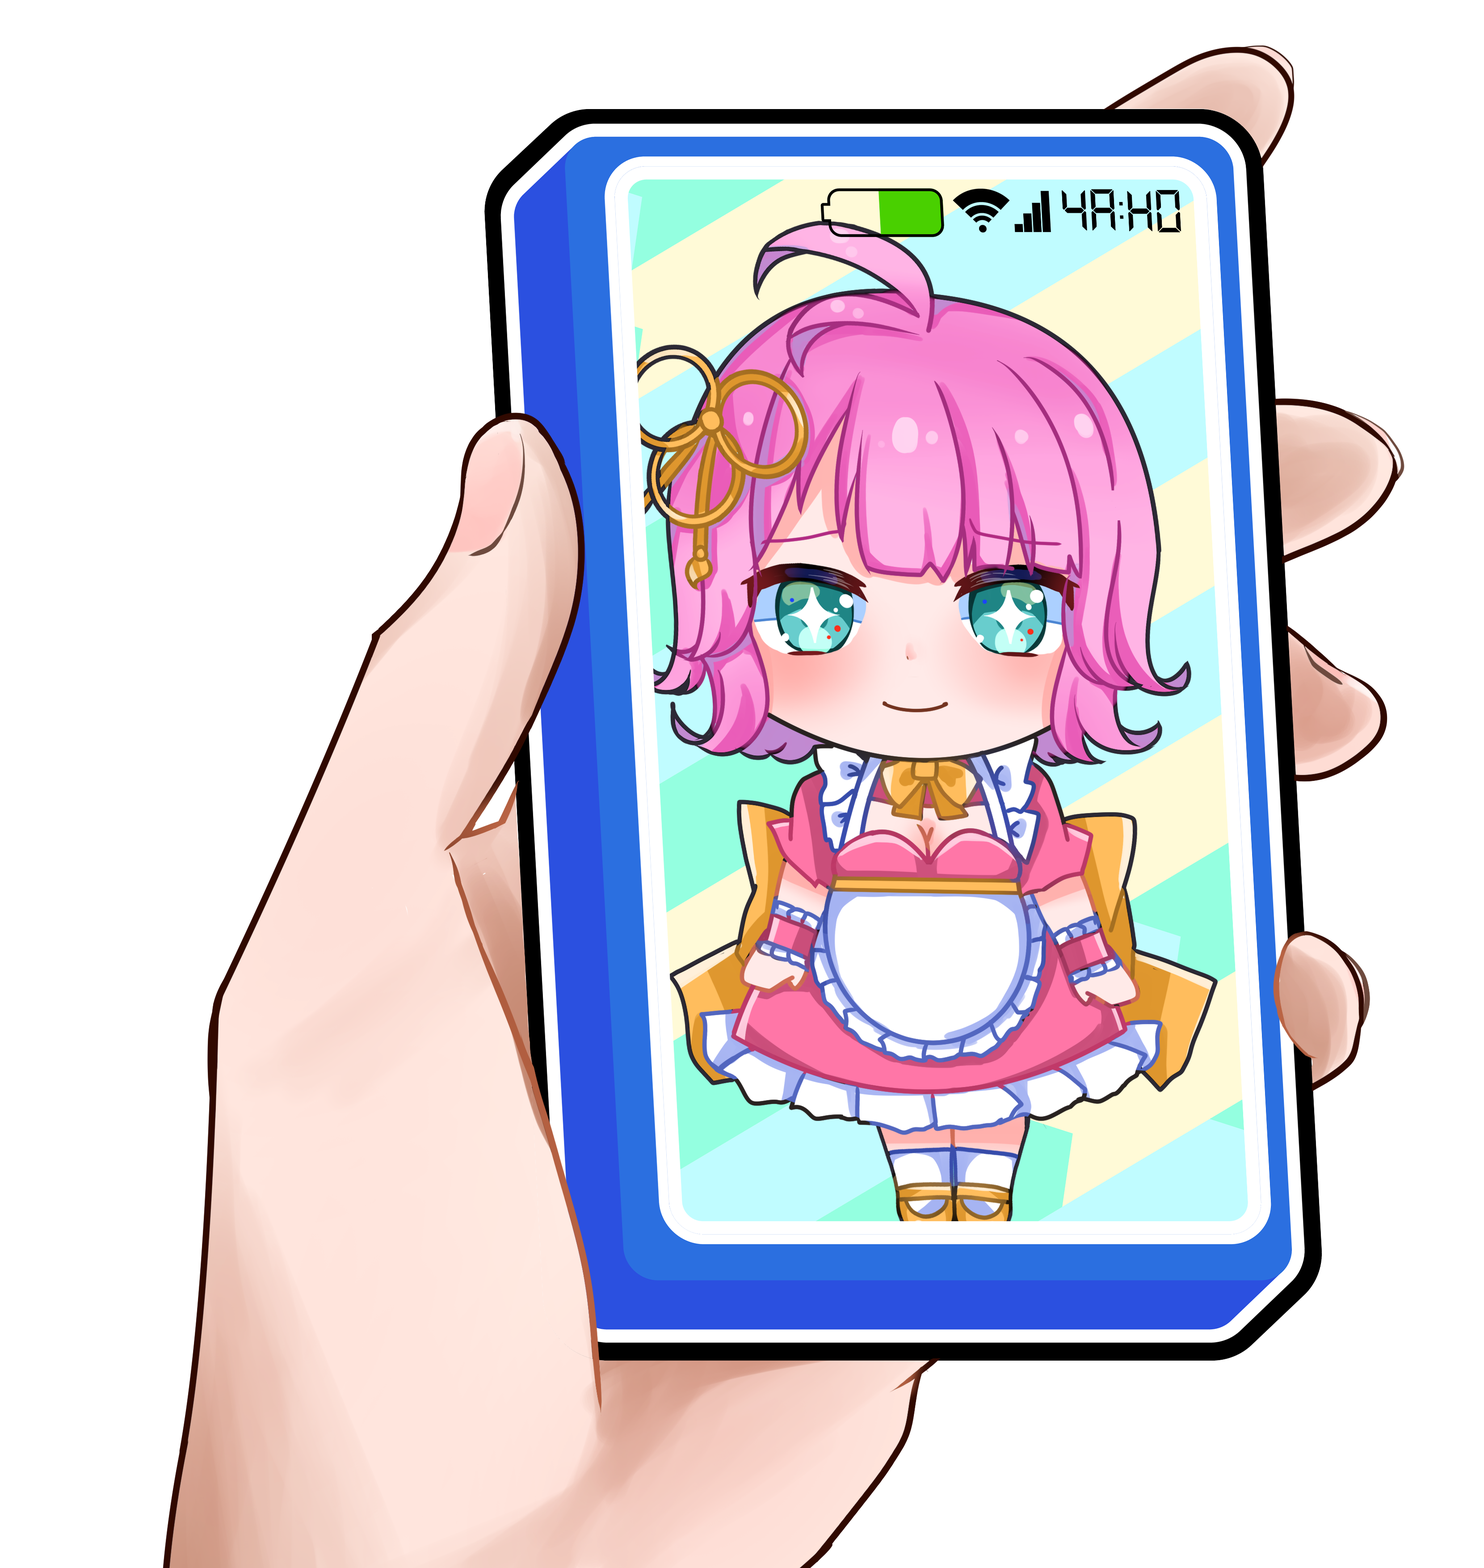
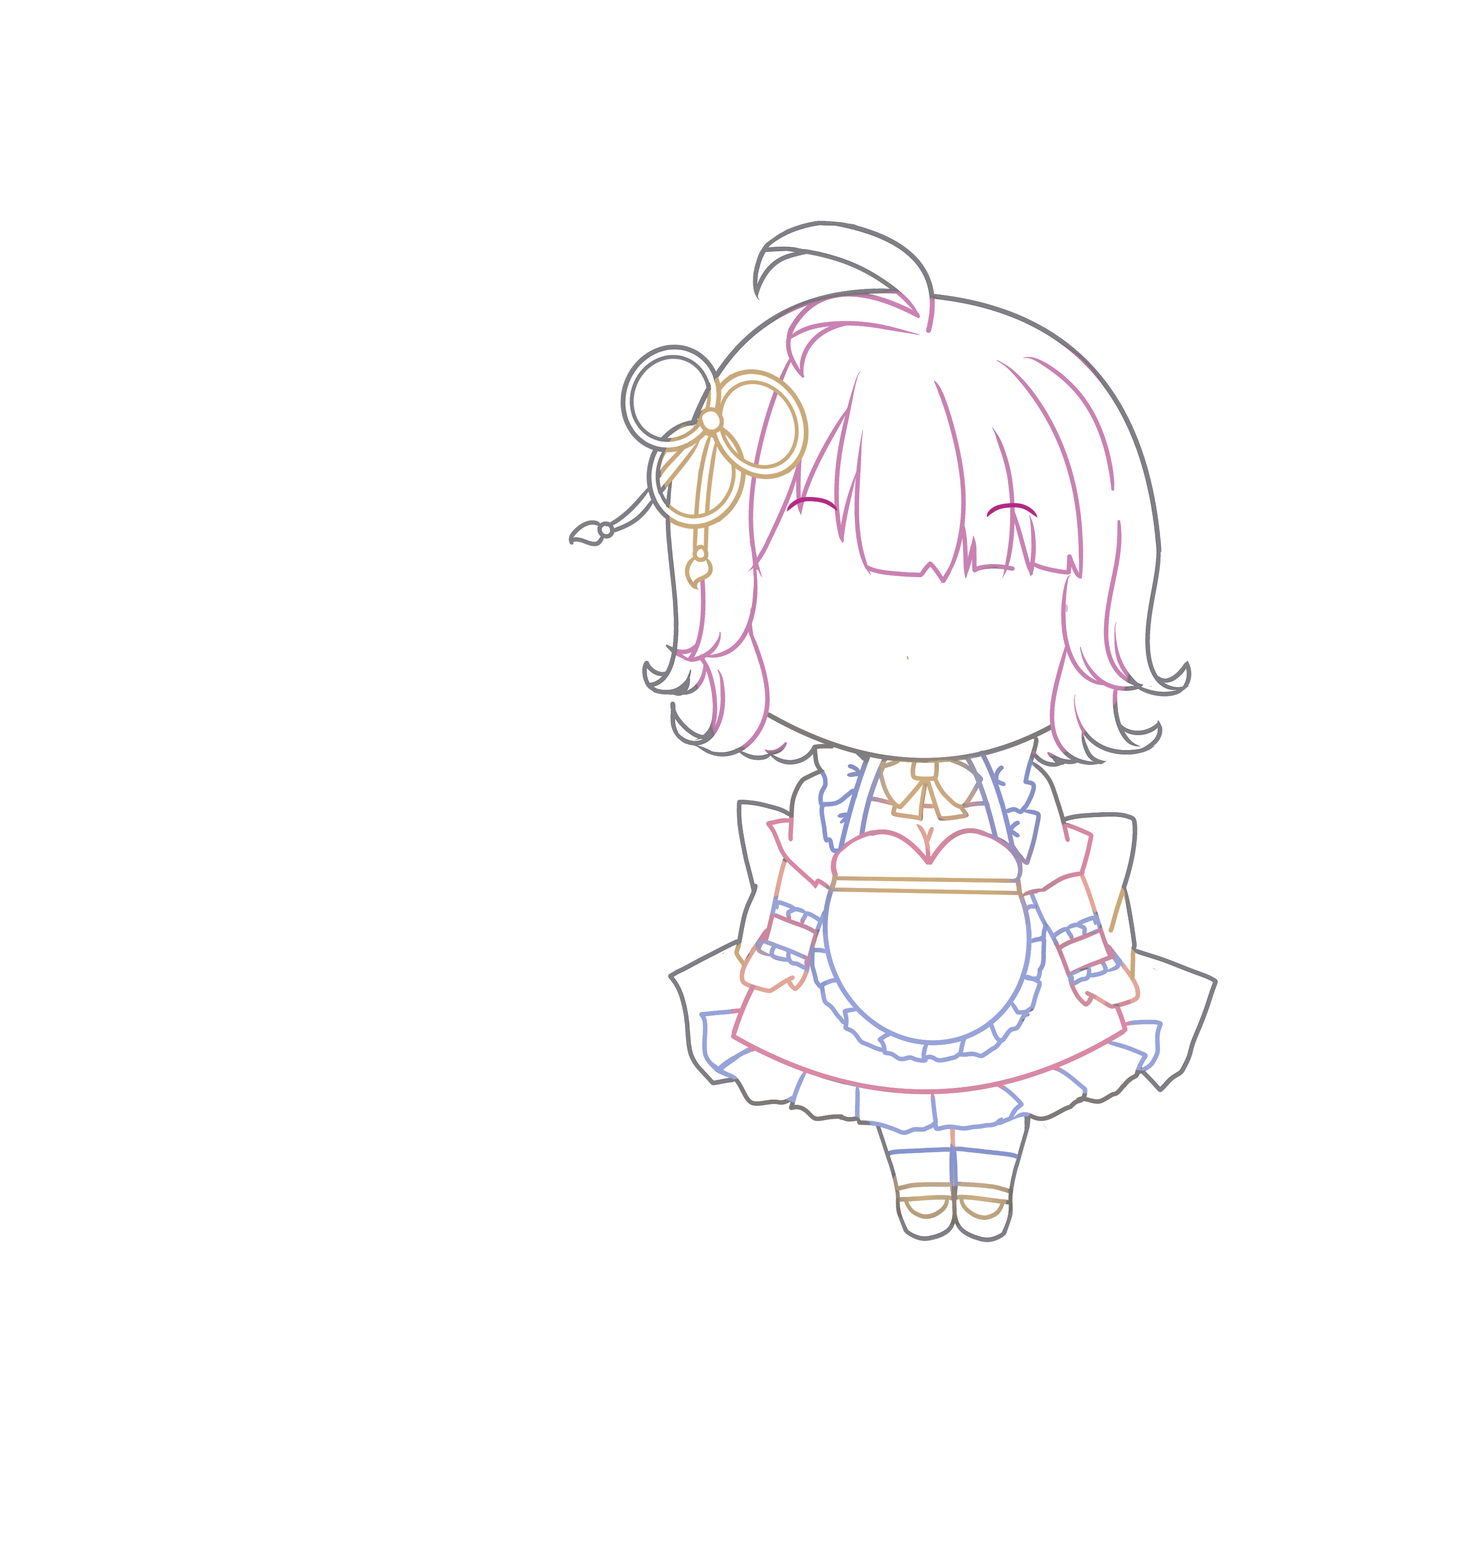
Layer changes from the first w=1484, h=1568 image to the second:
moved "ロズ" above "手とスマホ のコピー" over box(555, 179, 1254, 1251)
added layer "線画" (60%) in group "ロズ" over box(568, 220, 1219, 1243)
removed group "フォルダー 5" (3 layers) from group "ロズ" over box(670, 398, 1149, 1167)
removed layer "レイヤー 22" (was 80%) from group "フォルダー 5" over box(722, 398, 1109, 1154)
removed layer "レイヤー 21" from group "フォルダー 5" over box(670, 564, 1149, 1167)
removed layer "レイヤー 9" from group "フォルダー 5" over box(740, 414, 1140, 1159)
removed group "フォルダー 6" (3 layers) from group "ロズ" over box(720, 750, 1144, 1106)
removed layer "レイヤー 23" from group "フォルダー 6" over box(726, 750, 1141, 1106)
removed group "フォルダー 7" (3 layers) from group "ロズ" over box(555, 342, 1254, 1251)
removed layer "レイヤー 26" from group "フォルダー 7" over box(555, 342, 1254, 1234)
removed layer "レイヤー 25" from group "フォルダー 7" over box(557, 345, 1176, 1251)
removed layer "レイヤー 7" from group "フォルダー 7" over box(569, 345, 1218, 1241)
removed group "フォルダー 9" (2 layers) from group "ロズ" over box(701, 734, 1163, 1229)
removed layer "レイヤー 31" from group "フォルダー 9" over box(704, 746, 1155, 1229)
removed layer "レイヤー 10" from group "フォルダー 9" over box(701, 734, 1163, 1219)
removed group "フォルダー 8" (6 layers) from group "ロズ" over box(560, 221, 1214, 835)
removed layer "レイヤー 30" (was 66%) from group "フォルダー 8" over box(634, 244, 1202, 789)
removed layer "レイヤー 28" from group "フォルダー 8" over box(641, 247, 1194, 790)
removed layer "レイヤー 27" (was 84%) from group "フォルダー 8" over box(560, 222, 1214, 835)
removed layer "レイヤー 6" from group "フォルダー 8" over box(643, 221, 1191, 766)
renamed "黒線画色変え" to "ロズ素体", hid it, moved it above "ロズ画面", painted on it, masked it over box(568, 220, 1219, 1243)
hid "ロズ画面", moved it into group "ロズ", painted on it, masked it over box(608, 162, 1254, 1226)
renamed "手とスマホ" to "手とスマホ のコピー", hid it over box(162, 45, 1405, 1568)
…and 9 more changes (3 removed, 6 renamed, 6 visibility)